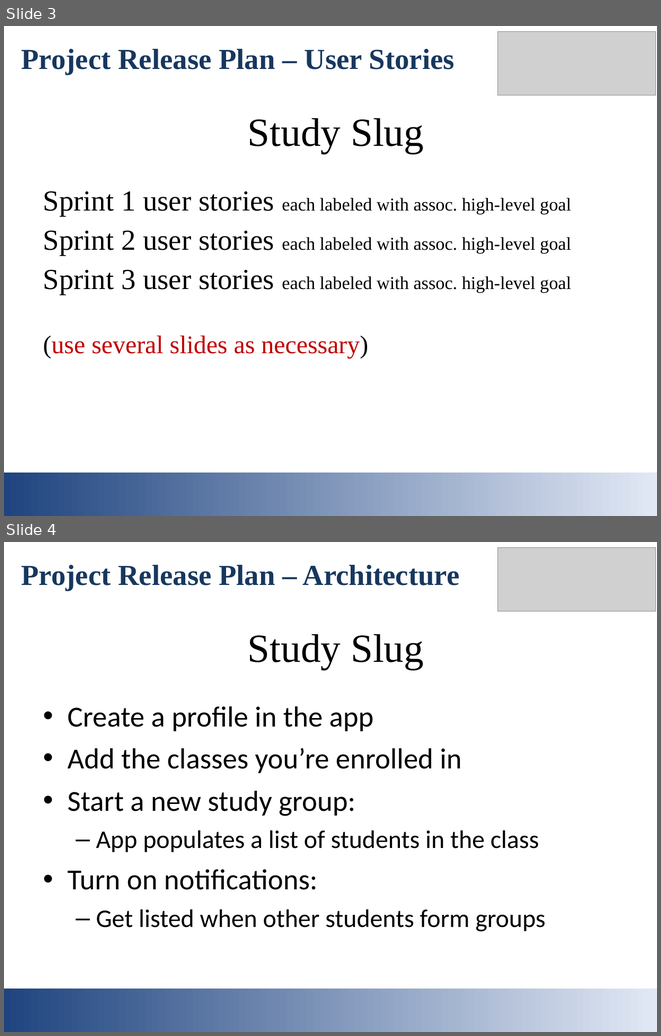
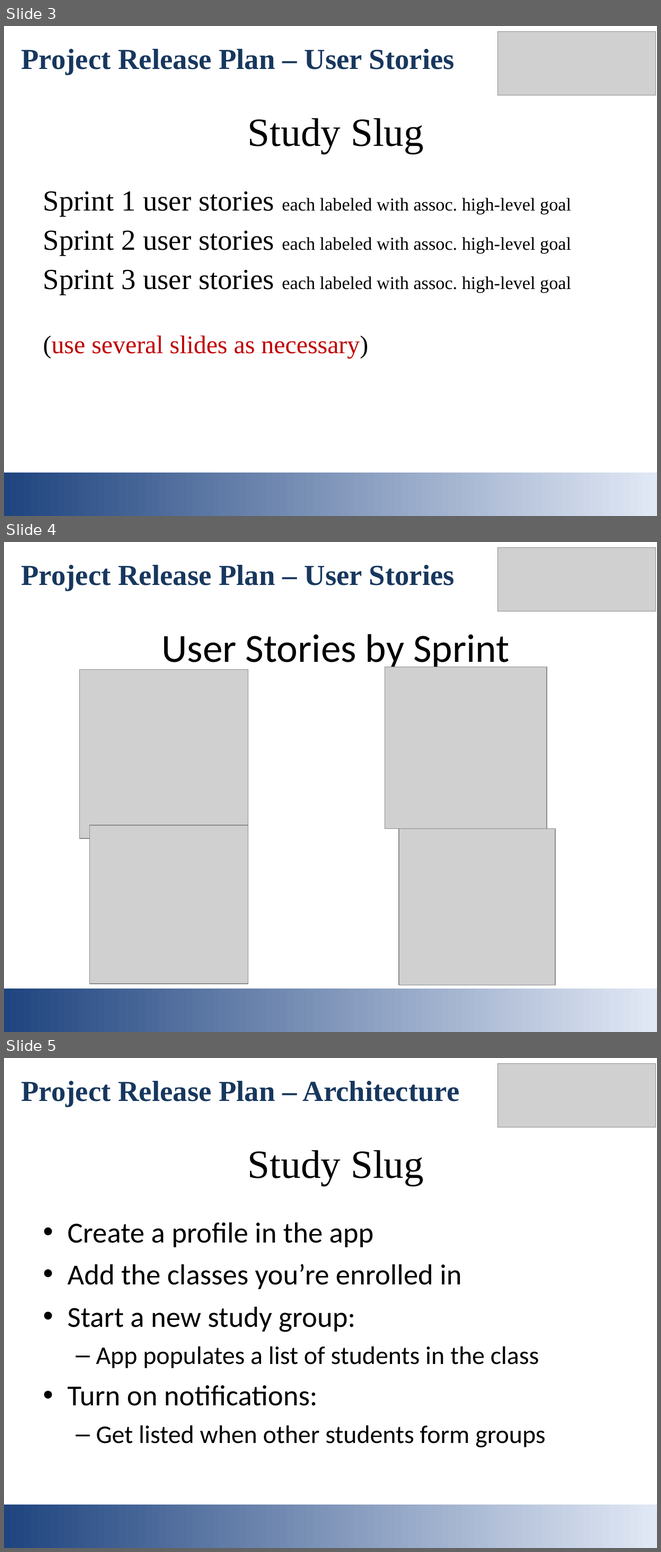
Before and after one commit to mmaall/StudySlug, a slide deck: documentation/studyslug_intro_slides.ppt. Shown one above the other, each under a label of ours: slides 3 and 4 before the commit, slides 3, 4 and 5 after it. The pictures are 661x1036 and 661x1552 pixels, drawn with LibreOffice and Linux fonts; fonts in the diff are those of the drawing; grey boxes stand for pictures. Boxes give left, top, right and bottom in pixels: in the first picture for what was removed or moved away, otherwise in the second. Text is boxed around its words. In the diff, an @@ line names an element or a change of style, - is before the commit and + after.

Commit message:
updated user stories slide with graphics

```diff
--- a/documentation/studyslug_intro_slides.ppt
+++ b/documentation/studyslug_intro_slides.ppt
@@ slide 4 added at <box>4,542,657,1032</box>, background #FFFFFF @@
@@ picture added at <box>497,547,656,611</box> @@
@@ text added at <box>21,565,454,590</box>, 32 pt, text #17375E, bold @@
+Project Release Plan – User Stories
@@ title added at <box>162,634,510,671</box>, 44 pt, text #000000 @@
+User Stories by Sprint
@@ picture added at <box>385,667,547,829</box> @@
@@ picture added at <box>80,669,248,838</box> @@
@@ picture added at <box>89,824,248,983</box> @@
@@ picture added at <box>399,829,556,986</box> @@
@@ rectangle added at <box>4,988,657,1032</box>, fill gradient #1F447F to #E1E8F5 @@
@@ what was slide 4 is now slide 5 @@
```
